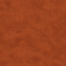
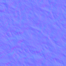
Two versions of the same layered image (66×66). Layer-by-layer changes:
added layer "Visible #1" above "grass.png" over box(0, 0, 66, 66)
